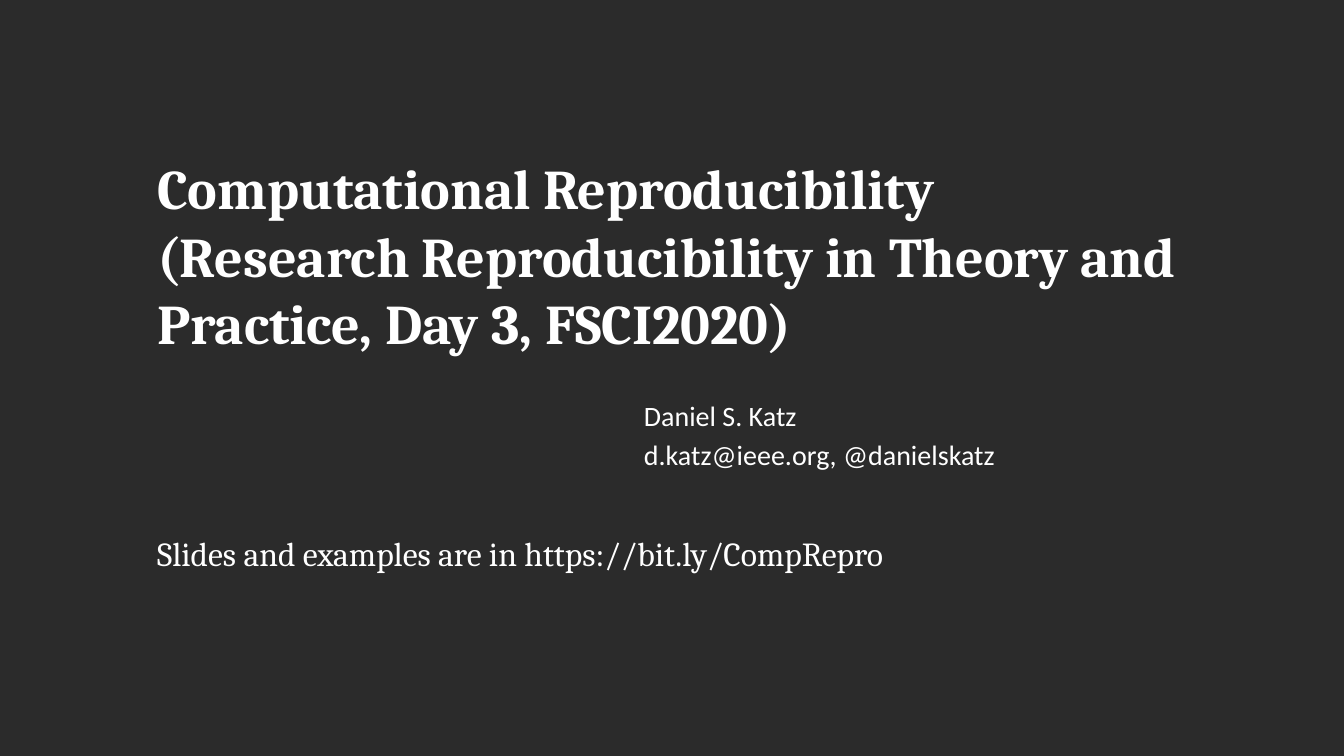
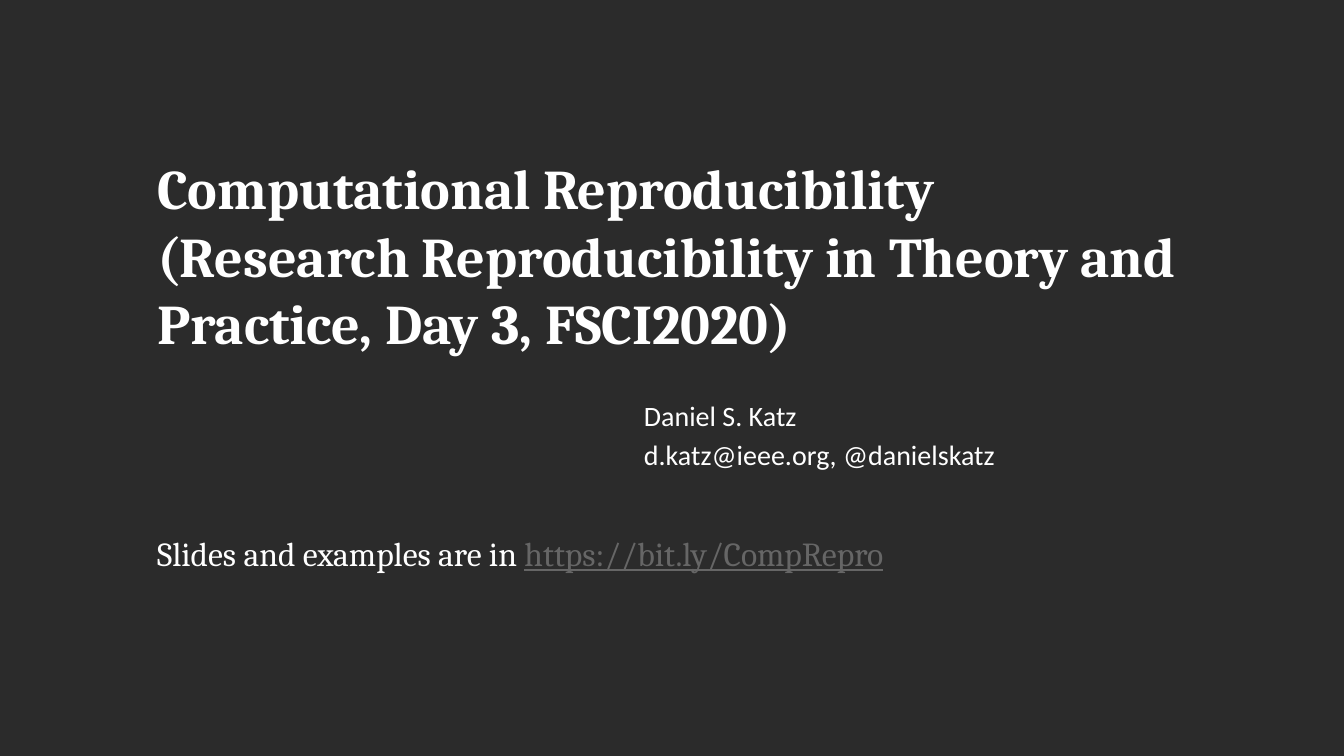
Before and after one commit to danielskatz/repro-fdtd1d, a slide deck: slide 1 of Computational_Reproducibility.pptx. Drawn at 1344x756 pixels with LibreOffice and Linux fonts; fonts in the diff are those of the drawing; background and template pictures are left out; a plain dark background stands for a picture behind light text. Boxes give left, top, right and bottom in pixels: in the first picture for what was removed or moved away, otherwise in the second. Text is boxed around its words. In the diff, an @@ line names an element or a change of style, - is before the commit and + after.

```diff
--- a/Computational_Reproducibility.pptx
+++ b/Computational_Reproducibility.pptx
@@ text "Slides and examples are in ..." at (157, 542, 883, 573): text colour #FFFFFF to #666666, underline on in "https://bit.ly/CompRepro" @@
```
Also in this commit, not shown: 3 other slides changed, 1 slide added, 1 other file.
